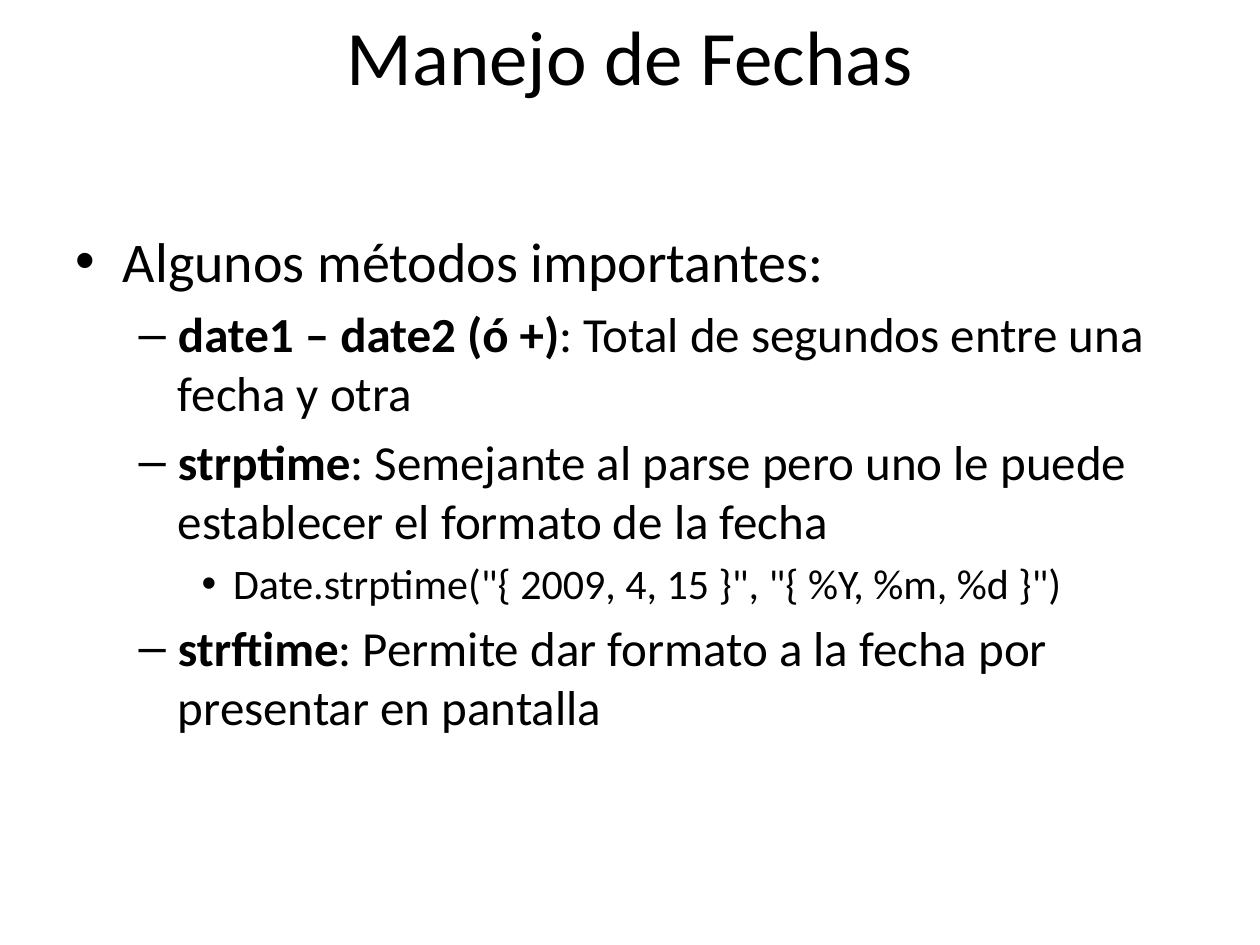
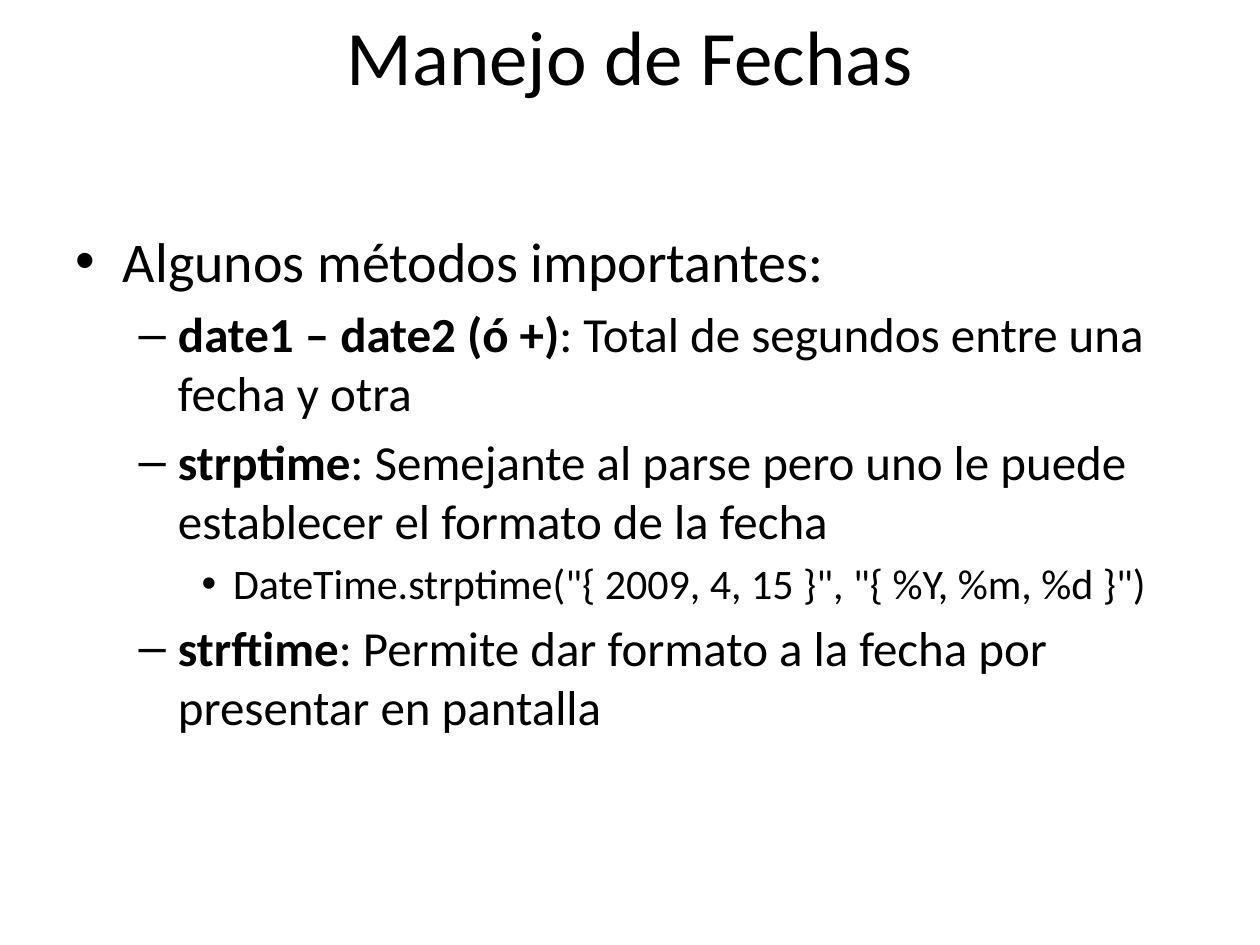
Before and after one commit to rarodriguez/curso_rails, a slide deck: slide 4 of presentaciones/Clase 2-Introduccion a Ruby.pptx. Drawn at 1260x945 pixels with LibreOffice and Linux fonts; fonts in the diff are those of the drawing; background and template pictures are left out. Boxes give left, top, right and bottom in pixels: in the first picture for what was removed or moved away, otherwise in the second. Text is boxed around its words. In the diff, an @@ line names an element or a change of style, - is before the commit and + after.

```diff
--- a/presentaciones/Clase 2-Introduccion a Ruby.pptx
+++ b/presentaciones/Clase 2-Introduccion a Ruby.pptx
@@ text at [233,568,1093,606]: text changed @@
-    • Date.strptime("{ 2009, 4, 15 }", "{ %Y, %m, %d }")
+    • DateTime.strptime("{ 2009, 4, 15 }", "{ %Y, %m, %d }")
```
Also in this commit, not shown: 3 other slides changed, 1 other file.
